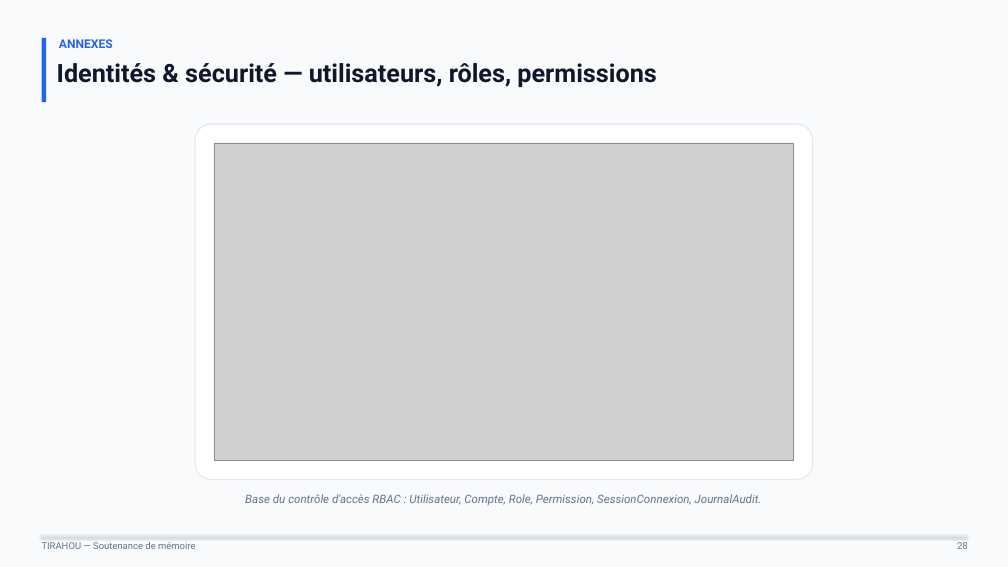
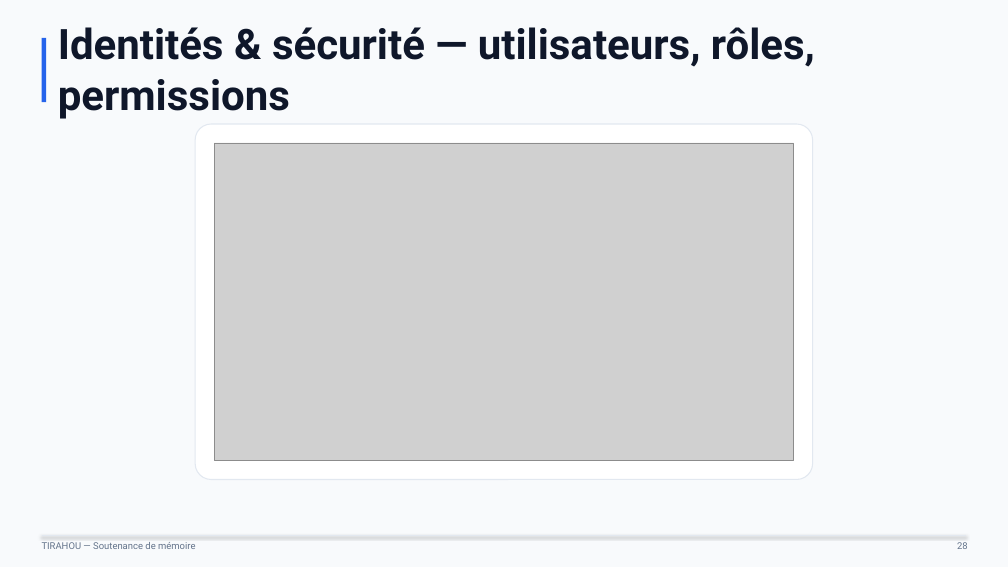
Before and after one commit to BabDIO/tirahou, a slide deck: slide 14 of TIRAHOU_Soutenance_Ali_Cisse.pptx (slide 28 before the commit). Drawn at 1008x567 pixels with LibreOffice and Linux fonts; fonts in the diff are those of the drawing; grey boxes stand for pictures. Boxes give left, top, right and bottom in pixels: in the first picture for what was removed or moved away, otherwise in the second. Text is boxed around its words. In the diff, an @@ line names an element or a change of style, - is before the commit and + after.

```diff
--- a/TIRAHOU_Soutenance_Ali_Cisse.pptx
+++ b/TIRAHOU_Soutenance_Ali_Cisse.pptx
@@ text "Identités & sécurité — utilisateurs, ...": place and size @@
-text "Identités & sécurité — utilisateurs, ..." at (57,63,656,87)
+text "Identités & sécurité — utilisateurs, ..." at (58,27,815,119)
@@ text "Identités & sécurité — utilisateurs, ..." at (58,27,815,119): size 24 to 40 pt @@
@@ text removed at (59,39,113,48) @@
-ANNEXES
@@ text removed at (245,494,762,505) @@
-Base du contrôle d'accès RBAC : Utilisateur, Compte, Role, Permission, SessionConnexion, JournalAudit.
```
Also in this commit, not shown: 25 other slides changed, 6 slides added, 2 slides removed, 45 other files.
